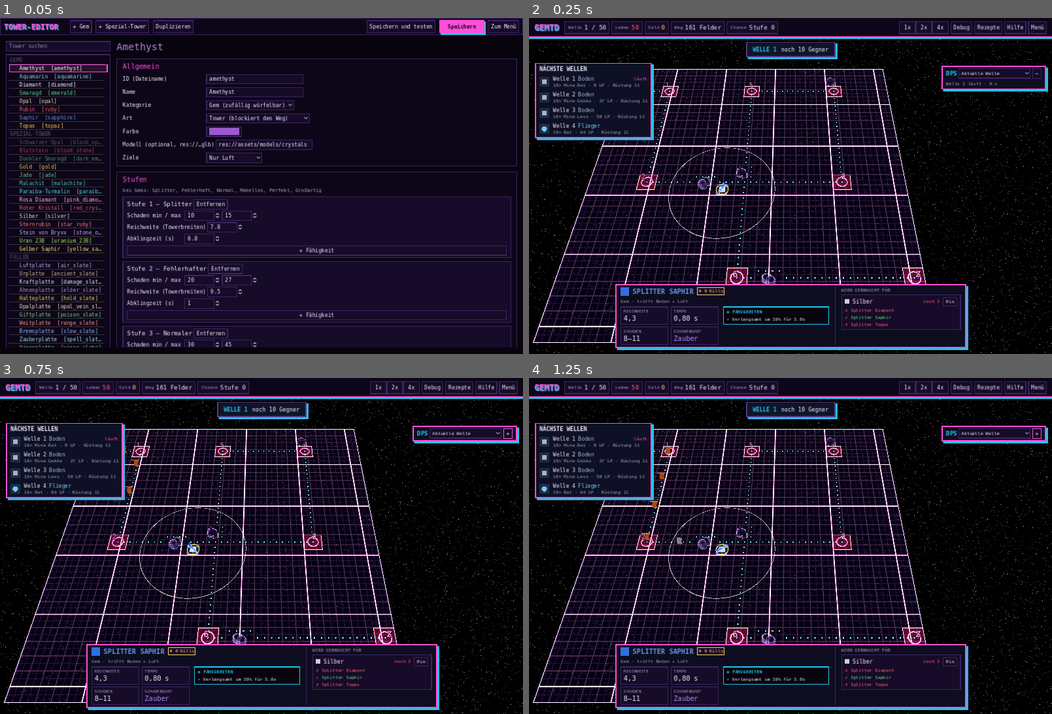
Above: before the commit, frames 1-4 (two rows, left to right).
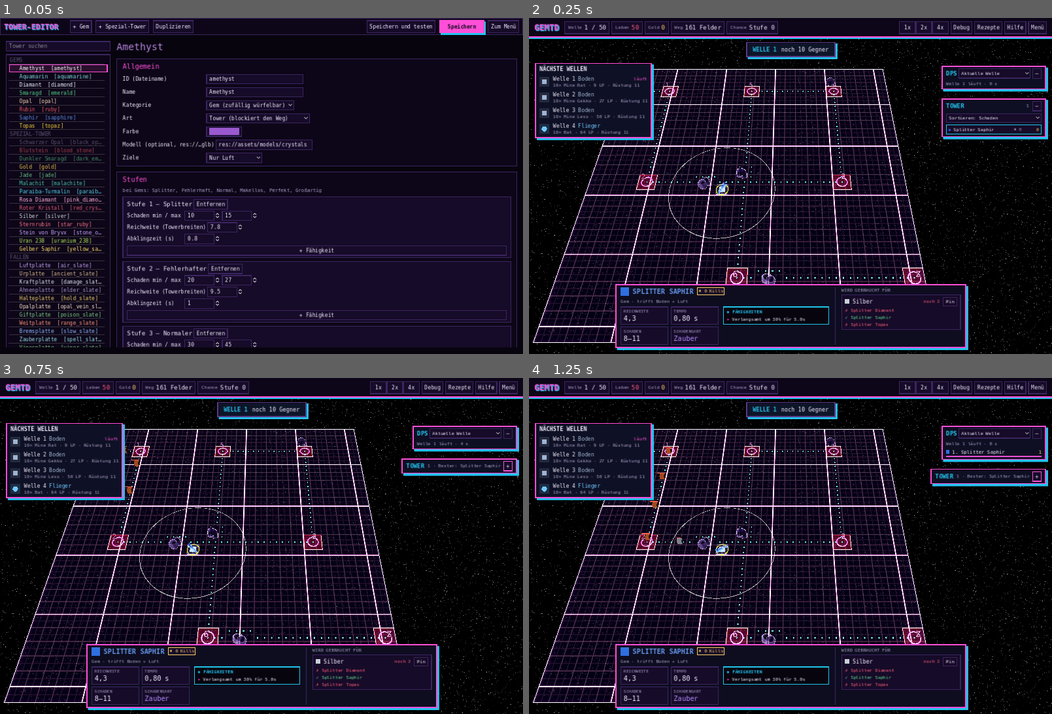
Above: after the commit, the same moments.

Repository: Tulkor/GemTD
Game: Godot game, scene res://tests/smoke_test.tscn
Same seed, same stepped clock (60 frames per second), same inputs: the game is played once before the commit and once after it. This scene is started directly instead of the project's main scene.
Inputs:
- Up to frame 1 (0.05 s): no input
- Up to frame 2 (0.25 s): no input
- Up to frame 3 (0.75 s): click "–" at 0.5 s
- Up to frame 4 (1.25 s): no input

Frame 1 is identical in both runs. In frame 2, 2.5% of the frame differs, in the area x 78-100%, y 23-37%; in frame 3, 1.9%; in frame 4, 2.5%.
Error after the commit: Invalid access to property or key 'wave_live' on a base object of type 'Node3D (game.gd)'. (res://scripts/game/enemy_panel.gd:134)

Commit message:
Seitenleiste: Gegner-Fenster (Wellen-Leben in %, Felder bis Ziel) und Tower-Liste zum Durchklicken
Co-Authored-By: Claude Opus 5.5 (1M context) <noreply@anthropic.com>
Claude-Session: https://claude.ai/code/session_01SneAUyTQ7Ei1eZiBt2kj5x

Diff:
--- /dev/null
+++ b/scripts/game/enemy_panel.gd
@@ -0,0 +1,273 @@
+class_name EnemyPanel
+extends PanelContainer
+## Gegner-Fenster rechts unter dem DPS-Meter: wie viel Prozent der Leben der ganzen Welle schon
+## abgezogen sind und wie viele Felder der vorderste Gegner noch laufen muss. Einklappbar.
+## Liest nur game.enemies, game.spawn_queue, game.wave_live, game.queued_hp() und map.checkpoints.
+
+var game  # game.gd
+var above: Control  ## sitzt darunter (DPS-Meter)
+var title: Label
+var summary: Label  ## eingeklappt: "63 % · vorne 23 Felder"
+var fold: Button
+var body: VBoxContainer
+var wave_label: Label
+var kind_label: Label
+var pct_label: Label
+var hp_label: Label
+var bar: ProgressBar
+var chips := {}  ## alive, killed, leaked, queued -> Label
+var front_label: Label
+var next_label: Label
+var track: Control
+
+var _refresh_left := 0.0
+var _cp_index: Array = []  ## Wegpunkt-Index jedes Checkpoints im Bodenweg
+var _cp_path: PackedVector2Array
+var _front := {}  ## {fields, progress, next} des vordersten Gegners, {} = keiner
+
+
+func _ready() -> void:
+	process_mode = Node.PROCESS_MODE_PAUSABLE
+	anchor_left = 1.0
+	anchor_right = 1.0
+	offset_right = -16
+	grow_horizontal = Control.GROW_DIRECTION_BEGIN
+	custom_minimum_size.x = 280
+	mouse_filter = Control.MOUSE_FILTER_STOP
+	add_theme_stylebox_override("panel", UiTheme.panel(12.0))
+	var v := VBoxContainer.new()
+	v.add_theme_constant_override("separation", 6)
+	add_child(v)
+	var head := HBoxContainer.new()
+	head.add_theme_constant_override("separation", 8)
+	v.add_child(head)
+	title = UiUtil.label("Gegner", head, 16)
+	title.uppercase = true
+	title.add_theme_font_override("font", UiTheme.font(true))
+	title.add_theme_color_override("font_color", UiTheme.CYAN)
+	summary = UiUtil.label("", head, 12)
+	summary.size_flags_horizontal = Control.SIZE_EXPAND_FILL
+	summary.horizontal_alignment = HORIZONTAL_ALIGNMENT_RIGHT
+	summary.add_theme_color_override("font_color", UiTheme.MUTED)
+	fold = Button.new()
+	fold.text = "–"
+	fold.focus_mode = Control.FOCUS_NONE
+	fold.tooltip_text = "Ein-/ausklappen"
+	fold.pressed.connect(toggle)
+	head.add_child(fold)
+
+	body = VBoxContainer.new()
+	body.add_theme_constant_override("separation", 4)
+	v.add_child(body)
+	kind_label = UiUtil.label("", body, 12)
+	kind_label.add_theme_color_override("font_color", UiTheme.MUTED)
+	UiTheme.caption("Wellen-Leben abgezogen", body)
+	var big := HBoxContainer.new()
+	big.add_theme_constant_override("separation", 8)
+	body.add_child(big)
+	pct_label = UiTheme.title(UiUtil.label("", big, 24))
+	var pct_sign := UiUtil.label("%", big, 15)
+	pct_sign.size_flags_vertical = Control.SIZE_SHRINK_END
+	pct_sign.add_theme_color_override("font_color", UiTheme.GOLD)
+	hp_label = UiUtil.label("", big, 12)
+	hp_label.size_flags_vertical = Control.SIZE_SHRINK_END
+	hp_label.add_theme_color_override("font_color", UiTheme.MUTED)
+	bar = ProgressBar.new()
+	bar.show_percentage = false
+	bar.custom_minimum_size.y = 12
+	bar.add_theme_stylebox_override("background", UiTheme.box(UiTheme.BORDER, Color.TRANSPARENT, 0, 0, 0))
+	bar.add_theme_stylebox_override("fill", UiTheme.box(UiTheme.GOLD, Color.TRANSPARENT, 0, 0, 0))
+	body.add_child(bar)
+	var grid := GridContainer.new()
+	grid.columns = 2
+	grid.add_theme_constant_override("h_separation", 4)
+	grid.add_theme_constant_override("v_separation", 4)
+	body.add_child(grid)
+	for item in [["alive", "Lebend", UiTheme.TEXT], ["killed", "Besiegt", UiTheme.HAVE],
+			["leaked", "Durch", UiTheme.MISSING], ["queued", "Kommen noch", UiTheme.CYAN]]:
+		var p := PanelContainer.new()
+		p.add_theme_stylebox_override("panel", UiTheme.box(UiTheme.PANEL_2, UiTheme.BORDER, 0, 2, 4))
+		p.size_flags_horizontal = Control.SIZE_EXPAND_FILL
+		grid.add_child(p)
+		var h := HBoxContainer.new()
+		p.add_child(h)
+		var c := UiUtil.label(item[1], h, 11)
+		c.size_flags_horizontal = Control.SIZE_EXPAND_FILL
+		c.add_theme_color_override("font_color", UiTheme.MUTED)
+		var n := UiUtil.label("0", h, 13)
+		n.add_theme_color_override("font_color", item[2])
+		chips[item[0]] = n
+	UiTheme.caption("Vorderster Gegner", body)
+	var fr := HBoxContainer.new()
+	body.add_child(fr)
+	front_label = UiUtil.label("", fr, 14)
+	front_label.size_flags_horizontal = Control.SIZE_EXPAND_FILL
+	front_label.add_theme_color_override("font_color", UiTheme.COIN)
+	next_label = UiUtil.label("", fr, 12)
+	next_label.add_theme_color_override("font_color", UiTheme.MUTED)
+	track = Control.new()
+	track.custom_minimum_size.y = 26
+	track.draw.connect(_draw_track)
+	body.add_child(track)
+	refresh()
+
+
+func toggle() -> void:
+	body.visible = not body.visible
+	fold.text = "–" if body.visible else "+"
+	refresh()
+
+
+func _process(delta: float) -> void:
+	if above != null:
+		offset_top = above.get_rect().end.y + 12
+	_refresh_left -= delta
+	if _refresh_left <= 0.0:
+		_refresh_left = 0.25
+		refresh()
+
+
+## Zahlen der laufenden Welle: {wave, total, dealt, alive, killed, leaked, queued}.
+func data() -> Dictionary:
+	if game == null or not game.is_wave_running():
+		return {}
+	var live: Dictionary = game.wave_live
+	var total: float = float(live.gone_hp) + game.queued_hp()
+	var dealt: float = float(live.gone_dealt)
+	var alive := 0
+	for e in game.enemies:
+		if not is_instance_valid(e) or e.dead:
+			continue
+		alive += 1
+		total += e.max_hp
+		dealt += clampf(e.max_hp - e.hp, 0.0, e.max_hp)
+	return {"wave": game.wave_index + 1, "total": total, "dealt": dealt, "alive": alive,
+			"killed": int(live.killed), "leaked": int(live.leaked), "queued": game.spawn_queue.size()}
+
+
+## Vorderster Gegner: noch zu laufende Felder, Anteil des Wegs und nächster Checkpoint (1-basiert, 0 = Ziel).
+func front() -> Dictionary:
+	if game == null:
+		return {}
+	var best = null
+	for e in game.enemies:
+		if is_instance_valid(e) and not e.dead and (best == null or e.traveled > best.traveled):
+			best = e
+	if best == null or best.path.size() < 2:
+		return {}
+	var p: PackedVector2Array = best.path
+	var rest := 0.0
+	var i: int = mini(best.path_index, p.size() - 1)
+	rest += best.pos.distance_to(p[i])
+	for k in range(i, p.size() - 1):
+		rest += p[k].distance_to(p[k + 1])
+	var length: float = best.traveled + rest
+	var fields := ceili(rest / Board3D.CELL - 0.001)
+	var next := 0
+	var cps := _checkpoint_indices(p)
+	for n in cps.size():
+		if cps[n] >= best.path_index:
+			next = n + 1
+			break
+	return {"fields": fields, "progress": clampf(best.traveled / maxf(length, 0.001), 0.0, 1.0), "next": next,
+			"marks": cps.map(func(k): return _dist_to(p, k) / maxf(length, 0.001))}
+
+
+## Index im Weg, an dem jeder Checkpoint erreicht wird (einmal pro Weg berechnet).
+func _checkpoint_indices(p: PackedVector2Array) -> Array:
+	if p == _cp_path:
+		return _cp_index
+	_cp_path = p
+	_cp_index = []
+	var from := 0
+	for c in game.map.checkpoints:
+		var center: Vector2 = Board3D.cell_center(c)
+		var best := -1
+		var best_d := INF
+		for k in range(from, p.size()):
+			var d := p[k].distance_squared_to(center)
+			if d < best_d:
+				best_d = d
+				best = k
+			if d < 0.01:
+				break
+		if best < 0:
+			break
+		_cp_index.append(best)
+		from = best
+	return _cp_index
+
+
+static func _dist_to(p: PackedVector2Array, idx: int) -> float:
+	var d := 0.0
+	for k in mini(idx, p.size() - 1):
+		d += p[k].distance_to(p[k + 1])
+	return d
+
+
+func refresh() -> void:
+	if body == null:
+		return
+	var d := data()
+	visible = not d.is_empty()
+	if d.is_empty():
+		return
+	var share: float = float(d.dealt) / maxf(float(d.total), 1.0)
+	_front = front()
+	var front_text := tr("vorne %d Felder") % int(_front.fields) if not _front.is_empty() else ""
+	if body.visible:
+		summary.text = tr("Welle %d") % int(d.wave)
+	else:
+		summary.text = "%d %%" % floori(share * 100.0) + (" · " + front_text if front_text != "" else "")
+		return
+	var groups: Array = game.waves[game.wave_index].get("groups", []) if game.wave_index < game.waves.size() else []
+	var names := []
+	for g in groups:
+		names.append("%d× %s" % [int(g.get("count", 1)), tr(str(Database.enemies.get(str(g.get("enemy", "")), {}).get("name", "?")))])
+	kind_label.text = tr(game.wave_type(game.waves[game.wave_index])) + (" · " + ", ".join(names) if not names.is_empty() else "")
+	pct_label.text = "%d" % floori(share * 100.0)
+	hp_label.text = tr("%s / %s LP") % [_big(float(d.dealt)), _big(float(d.total))]
+	bar.max_value = 1.0
+	bar.value = share
+	for k in chips:
+		chips[k].text = str(d[k])
+	if _front.is_empty():
+		front_label.text = tr("Kein Gegner auf dem Weg")
+		next_label.text = ""
+	else:
+		front_label.text = tr("noch %d Felder") % int(_front.fields)
+		next_label.text = (tr("nächster: %d") % int(_front.next)) if int(_front.next) > 0 else tr("nächster: Ziel")
+	track.visible = not _front.is_empty()
+	track.queue_redraw()
+
+
+## Weg als Linie: erledigter Teil türkis, Checkpoints als Kästchen, vorderster Gegner als gelber Pfeil.
+func _draw_track() -> void:
+	if _front.is_empty():
+		return
+	var w := track.size.x - 16.0
+	var x0 := 8.0
+	var y := 15.0
+	track.draw_rect(Rect2(x0, y - 1.5, w, 3), UiTheme.BORDER)
+	track.draw_rect(Rect2(x0, y - 1.5, w * float(_front.progress), 3), UiTheme.CYAN)
+	var font := UiTheme.font(true)
+	var marks: Array = _front.marks + [1.0]
+	for n in marks.size():
+		var x: float = x0 + w * float(marks[n])
+		var passed: bool = float(marks[n]) <= float(_front.progress)
+		var r := Rect2(x - 7, y - 7, 14, 14)
+		track.draw_rect(r, UiTheme.GOLD if passed else UiTheme.PANEL)
+		track.draw_rect(r, UiTheme.GOLD, false, 2.0)
+		var txt := "Z" if n == marks.size() - 1 else str(n + 1)
+		track.draw_string(font, Vector2(x - 4, y + 4), txt, HORIZONTAL_ALIGNMENT_LEFT, -1, 9, UiTheme.PANEL if passed else UiTheme.GOLD)
+	var px: float = x0 + w * float(_front.progress)
+	track.draw_colored_polygon(PackedVector2Array([Vector2(px - 6, 0), Vector2(px + 6, 0), Vector2(px, 9)]), UiTheme.COIN)
+
+
+static func _big(v: float) -> String:
+	if v >= 100000.0:
+		return "%dk" % roundi(v / 1000.0)
+	var s := "%d" % roundi(v)
+	if s.length() > 3:
+		s = s.substr(0, s.length() - 3) + "." + s.substr(s.length() - 3)
+	return s
--- a/scripts/game/hud.gd
+++ b/scripts/game/hud.gd
@@ -53,6 +53,8 @@
 var debug_button: Button
 var debug_panel: PanelContainer
 var dps_meter: DpsMeter
+var enemy_panel: EnemyPanel
+var tower_list: TowerList
 var debug_gems: SpinBox
 var debug_wave: SpinBox
 var immortal_button: Button
@@ -131,6 +133,16 @@
 	dps_meter = DpsMeter.new()
 	dps_meter.game = get_parent()
 	root.add_child(dps_meter)
+	# Rechte Spalte unter dem DPS-Meter: Gegner der Welle, dann die Tower-Liste
+	enemy_panel = EnemyPanel.new()
+	enemy_panel.game = get_parent()
+	enemy_panel.above = dps_meter
+	root.add_child(enemy_panel)
+	tower_list = TowerList.new()
+	tower_list.game = get_parent()
+	tower_list.above = enemy_panel
+	tower_list.limit = bottom
+	root.add_child(tower_list)
 	_build_debug()
 	dps_meter.avoid = debug_panel
 
--- /dev/null
+++ b/scripts/game/tower_list.gd
@@ -0,0 +1,226 @@
+class_name TowerList
+extends PanelContainer
+## Tower-Liste rechts unter dem Gegner-Fenster: alle fertigen Tower auf dem Feld, scrollbar und sortierbar.
+## Klick wählt den Tower aus, Doppelklick fährt die Kamera hin. Einklappbar.
+
+const SORTS := [["damage", "Sortieren: Schaden"], ["kills", "Sortieren: Kills"], ["name", "Sortieren: Name"]]
+
+var game  # game.gd
+var above: Control  ## sitzt darunter (Gegner-Fenster oder DPS-Meter)
+var limit: Control  ## endet darüber (Auswahlkarte unten), solange die sichtbar ist
+var sort := "damage"
+var summary: Label
+var fold: Button
+var body: VBoxContainer
+var select: OptionButton
+var scroll: ScrollContainer
+var list: VBoxContainer
+var rows := {}  ## instance_id -> {button, name, kills, damage, tower}
+
+var _refresh_left := 0.0
+
+
+func _ready() -> void:
+	process_mode = Node.PROCESS_MODE_ALWAYS
+	anchor_left = 1.0
+	anchor_right = 1.0
+	offset_right = -16
+	grow_horizontal = Control.GROW_DIRECTION_BEGIN
+	custom_minimum_size.x = 280
+	mouse_filter = Control.MOUSE_FILTER_STOP
+	add_theme_stylebox_override("panel", UiTheme.panel(12.0))
+	var v := VBoxContainer.new()
+	v.add_theme_constant_override("separation", 6)
+	add_child(v)
+	var head := HBoxContainer.new()
+	head.add_theme_constant_override("separation", 8)
+	v.add_child(head)
+	var title := UiUtil.label("Tower", head, 16)
+	title.uppercase = true
+	title.add_theme_font_override("font", UiTheme.font(true))
+	title.add_theme_color_override("font_color", UiTheme.CYAN)
+	summary = UiUtil.label("", head, 12)
+	summary.size_flags_horizontal = Control.SIZE_EXPAND_FILL
+	summary.horizontal_alignment = HORIZONTAL_ALIGNMENT_RIGHT
+	summary.add_theme_color_override("font_color", UiTheme.MUTED)
+	fold = Button.new()
+	fold.text = "–"
+	fold.focus_mode = Control.FOCUS_NONE
+	fold.tooltip_text = "Ein-/ausklappen"
+	fold.pressed.connect(toggle)
+	head.add_child(fold)
+
+	body = VBoxContainer.new()
+	body.add_theme_constant_override("separation", 6)
+	v.add_child(body)
+	select = OptionButton.new()
+	select.focus_mode = Control.FOCUS_NONE
+	select.add_theme_font_size_override("font_size", 12)
+	for s in SORTS:
+		select.add_item(s[1])
+	select.item_selected.connect(func(i):
+		sort = SORTS[i][0]
+		refresh())
+	body.add_child(select)
+	scroll = ScrollContainer.new()
+	scroll.horizontal_scroll_mode = ScrollContainer.SCROLL_MODE_DISABLED
+	scroll.custom_minimum_size.y = 60
+	body.add_child(scroll)
+	list = VBoxContainer.new()
+	list.size_flags_horizontal = Control.SIZE_EXPAND_FILL
+	list.add_theme_constant_override("separation", 3)
+	scroll.add_child(list)
+	refresh()
+
+
+func toggle() -> void:
+	body.visible = not body.visible
+	fold.text = "–" if body.visible else "+"
+	refresh()
+
+
+func _process(delta: float) -> void:
+	if above != null:
+		offset_top = (above.get_rect().end.y if above.visible else above.offset_top) + 12
+	if body.visible:
+		# Liste so hoch wie Platz ist: bis zur Auswahlkarte unten oder zum Bildschirmrand
+		var bottom_y := get_viewport_rect().size.y - 16.0
+		if limit != null and limit.visible and limit.get_global_rect().end.x > global_position.x:
+			bottom_y = limit.get_global_rect().position.y - 12.0
+		var room := clampf(bottom_y - scroll.global_position.y - 14.0, 60.0, 360.0)
+		var h := minf(room, list.get_combined_minimum_size().y)
+		if absf(scroll.custom_minimum_size.y - h) > 1.0:
+			scroll.custom_minimum_size.y = h
+	_refresh_left -= delta
+	if _refresh_left <= 0.0:
+		_refresh_left = 0.5
+		refresh()
+
+
+## Fertige Tower auf dem Feld, sortiert nach der gewählten Spalte.
+func towers() -> Array:
+	if game == null:
+		return []
+	var list_t: Array = game.all_towers().filter(func(t): return is_instance_valid(t) and not t.is_new)
+	match sort:
+		"kills":
+			list_t.sort_custom(func(a, b): return a.kills > b.kills if a.kills != b.kills else a.total_damage > b.total_damage)
+		"name":
+			list_t.sort_custom(func(a, b): return a.label().naturalnocasecmp_to(b.label()) < 0)
+		_:
+			list_t.sort_custom(func(a, b): return a.total_damage > b.total_damage if a.total_damage != b.total_damage else a.kills > b.kills)
+	return list_t
+
+
+func refresh() -> void:
+	if list == null:
+		return
+	var ts := towers()
+	visible = game != null and not ts.is_empty()
+	_update_summary(ts)
+	if not body.visible or ts.is_empty():
+		return
+	# Zeilen nur für neue Tower bauen, weggefallene entfernen, sonst nur umsortieren und Werte setzen
+	var ids := {}
+	for t in ts:
+		ids[t.get_instance_id()] = true
+		if not rows.has(t.get_instance_id()):
+			rows[t.get_instance_id()] = _row(t)
+	for id in rows.keys():
+		if not ids.has(id):
+			rows[id].button.queue_free()
+			rows.erase(id)
+	var sel = game.selected
+	for i in ts.size():
+		var t = ts[i]
+		var r: Dictionary = rows[t.get_instance_id()]
+		if r.button.get_index() != i:
+			list.move_child(r.button, i)
+		r.name.text = t.label()
+		r.gem.add_theme_color_override("font_color", t.color)
+		r.kills.text = "✖ %d" % t.kills if t.can_attack() else "–"
+		r.damage.text = DpsMeter._fmt(t.total_damage) if t.can_attack() else tr("Aura")
+		var on: bool = sel == t
+		r.button.add_theme_stylebox_override("normal", UiTheme.box(UiTheme.PANEL_2 if on else UiTheme.BAR, UiTheme.CYAN if on else Color.TRANSPARENT, 0, 2, 4))
+
+
+func _update_summary(ts: Array) -> void:
+	var text := str(ts.size())
+	if not body.visible and not ts.is_empty():
+		var best: Array = ts.duplicate()
+		best.sort_custom(func(a, b): return a.total_damage > b.total_damage)
+		text += " · " + tr("Bester: %s") % best[0].label()
+	summary.text = text
+
+
+func _row(t) -> Dictionary:
+	var b := TooltipButton.new()
+	b.focus_mode = Control.FOCUS_NONE
+	b.custom_minimum_size.y = 26
+	b.size_flags_horizontal = Control.SIZE_EXPAND_FILL
+	b.add_theme_stylebox_override("normal", UiTheme.box(UiTheme.BAR, Color.TRANSPARENT, 0, 2, 4))
+	b.add_theme_stylebox_override("hover", UiTheme.box(UiTheme.PANEL_2, UiTheme.GOLD, 0, 2, 4))
+	b.add_theme_stylebox_override("pressed", UiTheme.box(UiTheme.PANEL_2, UiTheme.CYAN, 0, 2, 4))
+	b.tooltip_text = " "  # ohne Text kein Tooltip; der eigentliche kommt aus _tooltip
+	b.make = _tooltip.bind(t)
+	b.gui_input.connect(func(ev):
+		if ev is InputEventMouseButton and ev.button_index == MOUSE_BUTTON_LEFT and ev.pressed and is_instance_valid(t):
+			game._select(t)
+			if ev.double_click:
+				focus(t)
+			refresh())
+	list.add_child(b)
+	var h := HBoxContainer.new()
+	h.add_theme_constant_override("separation", 6)
+	h.mouse_filter = Control.MOUSE_FILTER_IGNORE
+	h.set_anchors_and_offsets_preset(Control.PRESET_FULL_RECT)
+	h.offset_left = 6
+	h.offset_right = -6
+	b.add_child(h)
+	var gem := UiUtil.label("◆", h, 12)
+	gem.add_theme_color_override("font_color", t.color)
+	var n := UiUtil.label(t.label(), h, 12)
+	n.size_flags_horizontal = Control.SIZE_EXPAND_FILL
+	n.clip_text = true
+	n.text_overrun_behavior = TextServer.OVERRUN_TRIM_ELLIPSIS
+	var k := UiUtil.label("", h, 11)
+	k.custom_minimum_size.x = 38
+	k.horizontal_alignment = HORIZONTAL_ALIGNMENT_RIGHT
+	k.add_theme_color_override("font_color", UiTheme.MUTED)
+	var d := UiUtil.label("", h, 12)
+	d.custom_minimum_size.x = 42
+	d.horizontal_alignment = HORIZONTAL_ALIGNMENT_RIGHT
+	d.add_theme_color_override("font_color", UiTheme.COIN)
+	for c in h.get_children():
+		c.mouse_filter = Control.MOUSE_FILTER_IGNORE
+	return {"button": b, "gem": gem, "name": n, "kills": k, "damage": d}
+
+
+## Kamera auf den Tower fahren.
+func focus(t) -> void:
+	var rig = game.camera_rig
+	if rig == null:
+		return
+	rig.target = Vector3(t.position.x, rig.target.y, t.position.z)
+	rig._clamp_target()
+	rig._apply()
+
+
+func _tooltip(t) -> Control:
+	if not is_instance_valid(t):
+		return null
+	var v := VBoxContainer.new()
+	v.add_theme_constant_override("separation", 4)
+	v.custom_minimum_size.x = 250
+	UiTheme.title(UiUtil.label(t.label(), v, 15))
+	for row in [[tr("Kills"), str(t.kills), UiTheme.TEXT], [tr("Schaden gesamt"), DpsMeter._fmt(t.total_damage), UiTheme.COIN]]:
+		var h := HBoxContainer.new()
+		v.add_child(h)
+		var l := UiUtil.label(row[0], h, 13)
+		l.size_flags_horizontal = Control.SIZE_EXPAND_FILL
+		l.add_theme_color_override("font_color", UiTheme.DIM)
+		UiUtil.label(row[1], h, 13).add_theme_color_override("font_color", row[2])
+	var note := UiUtil.wrap_label(tr("Klick wählt den Tower aus, Doppelklick fährt die Kamera hin."), v, 250)
+	note.add_theme_font_size_override("font_size", 12)
+	note.add_theme_color_override("font_color", UiTheme.MUTED)
+	return v
